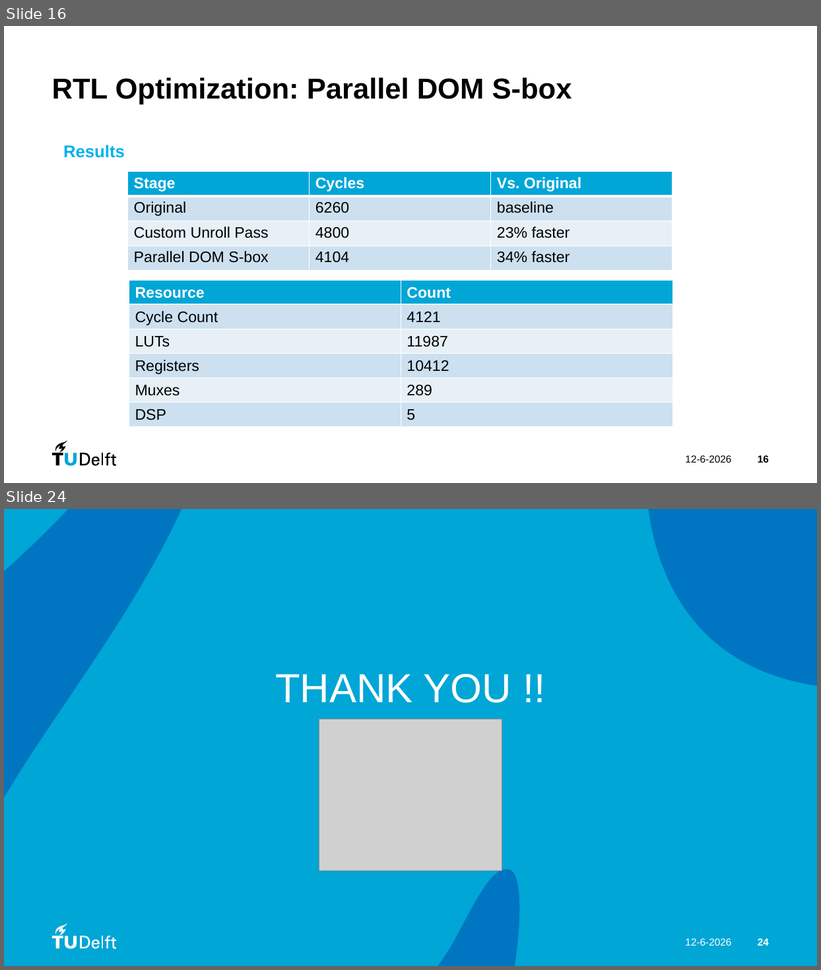
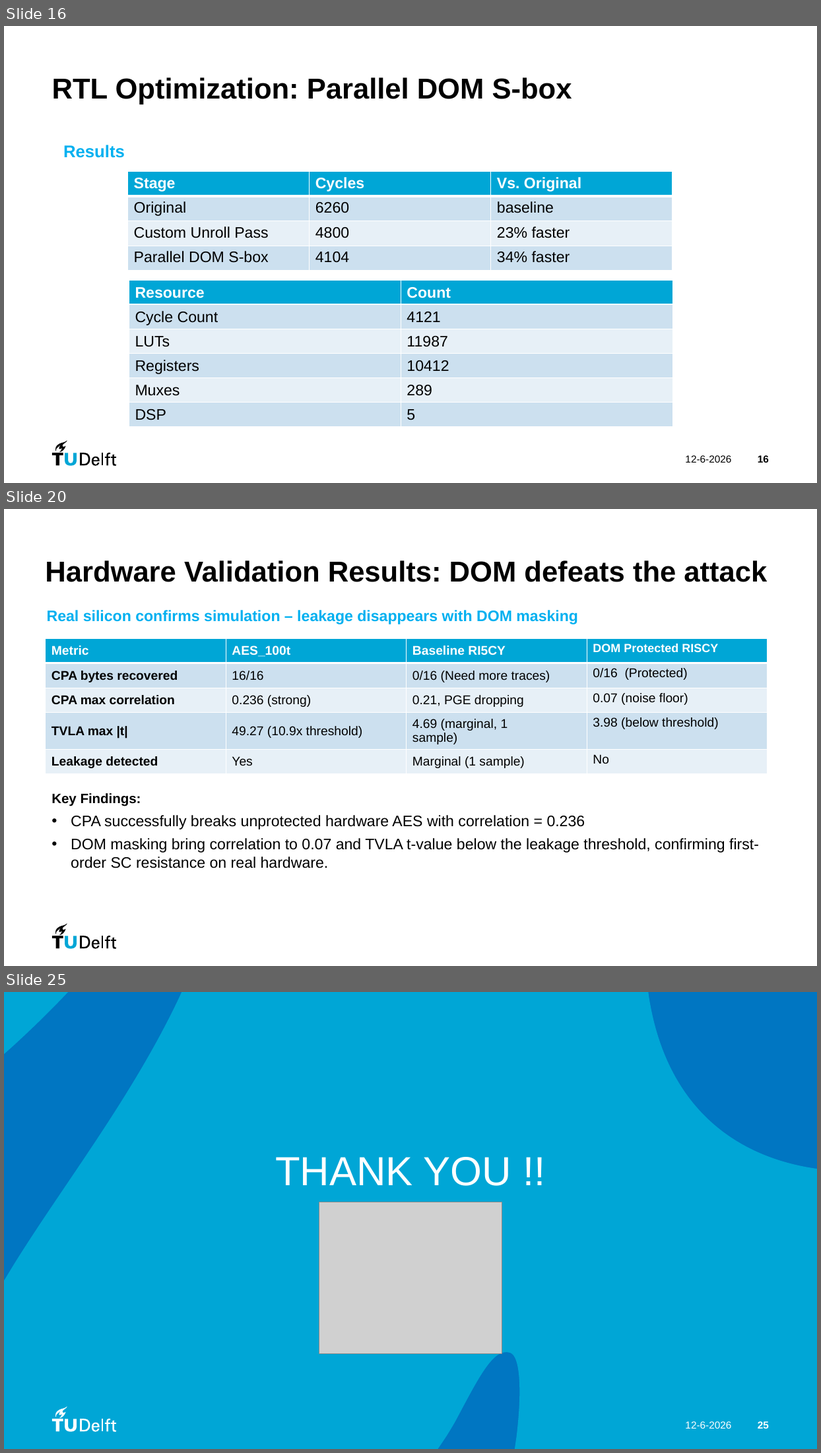
Before and after one commit to danieltyukov/tud-processor-design-project, a slide deck: PDP_group24.pptx. Shown one above the other, each under a label of ours: slides 16 and 24 before the commit, slides 16, 20 and 25 after it; the slides between them are not shown. The pictures are 821x970 and 821x1453 pixels, drawn with LibreOffice and Linux fonts; fonts in the diff are those of the drawing; grey boxes stand for pictures. Boxes give left, top, right and bottom in pixels: in the first picture for what was removed or moved away, otherwise in the second. Text is boxed around its words. In the diff, an @@ line names an element or a change of style, - is before the commit and + after.

```diff
--- a/PDP_group24.pptx
+++ b/PDP_group24.pptx
@@ slide 20 added at bbox=[4, 509, 817, 966], background #FFFFFF; not listed: 8 template elements that a slide beside it also shows @@
@@ title added at bbox=[45, 560, 767, 582], 34 pt, text #000000, bold @@
+Hardware Validation Results: DOM defeats the attack
@@ text added at bbox=[47, 610, 578, 625], 18 pt, text #00B0F0, bold @@
+Real silicon confirms simulation – leakage disappears with DOM masking
@@ table added at bbox=[46, 638, 768, 774], 5 rows, 4 columns @@
+Metric | AES_100t | Baseline RI5CY | DOM Protected RISCY
+CPA bytes recovered | 16/16 | 0/16 (Need more traces) | 0/16 (Protected)
+CPA max correlation | 0.236 (strong) | 0.21, PGE dropping | 0.07 (noise floor)
+TVLA max |t| | 49.27 (10.9x threshold) | 4.69 (marginal, 1 sample) | 3.98 (below threshold)
+Leakage detected | Yes | Marginal (1 sample) | No
@@ text added at bbox=[52, 793, 759, 869], 18 pt, text #000000 @@
+Key Findings:
+• CPA successfully breaks unprotected hardware AES with correlation = 0.236
+• DOM masking bring correlation to 0.07 and TVLA t-value below the leakage threshold, confirming first-order SC resistance on real hardware.
@@ what was slide 24 is now slide 25 @@
@@ page number at bbox=[758, 1422, 769, 1429]: text changed @@
-24
+25
```
Also in this commit, not shown: 14 slides changed, 1 other slide added, 1 slide removed, 3 other files.
